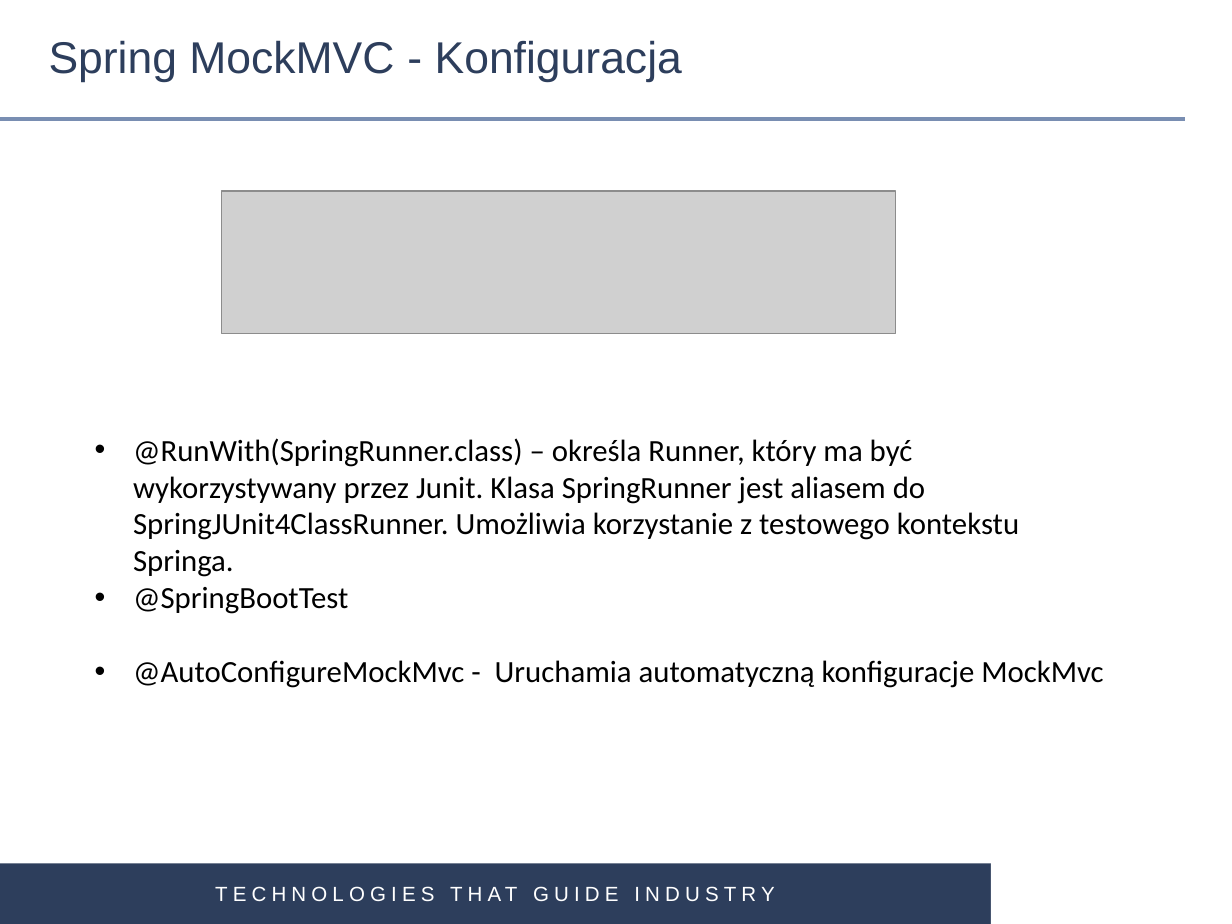
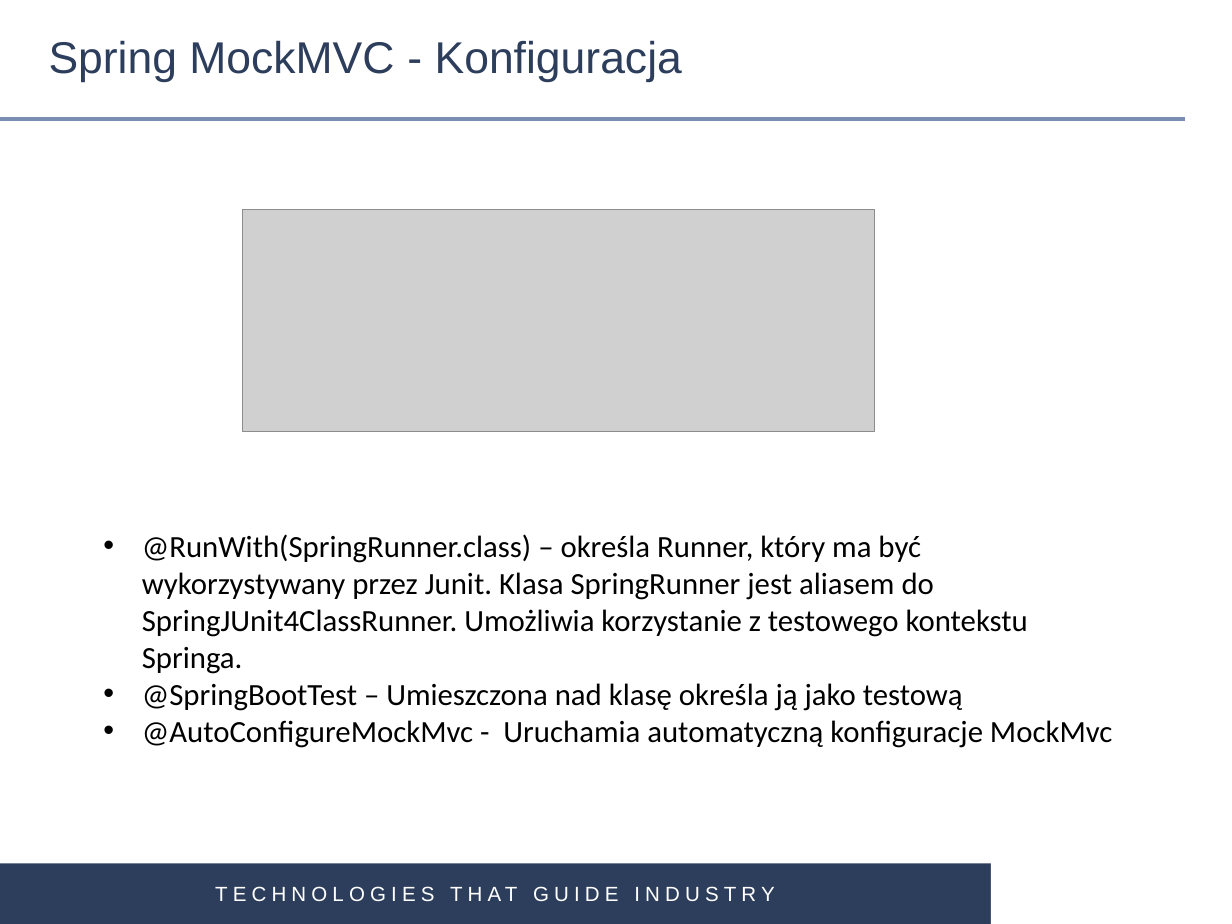
Before and after one commit to gardian91/SPRING_MVC-PSK, a slide deck: slide 18 of Spring MVC.pptx. Drawn at 1232x924 pixels with LibreOffice and Linux fonts; fonts in the diff are those of the drawing; grey boxes stand for pictures; background and template pictures are left out. Boxes give left, top, right and bottom in pixels: in the first picture for what was removed or moved away, otherwise in the second. Text is boxed around its words. In the diff, an @@ line names an element or a change of style, - is before the commit and + after.

Commit message:
presentation update and refactor

```diff
--- a/Spring MVC.pptx
+++ b/Spring MVC.pptx
@@ picture removed at [222, 191, 896, 334] @@
@@ picture added at [243, 209, 875, 431] @@
@@ text "@RunWith(SpringRunner.class) – określa Runner, który ...": place and size @@
-text "@RunWith(SpringRunner.class) – określa Runner, który ..." at [133, 438, 1103, 688]
+text "@RunWith(SpringRunner.class) – określa Runner, który ..." at [142, 534, 1112, 748]
@@ text at [142, 683, 963, 711]: text changed @@
-• @SpringBootTest
+• @SpringBootTest – Umieszczona nad klasę określa ją jako testową
```
Also in this commit, not shown: 2 slides added, 2 slides removed, 4 other files.
